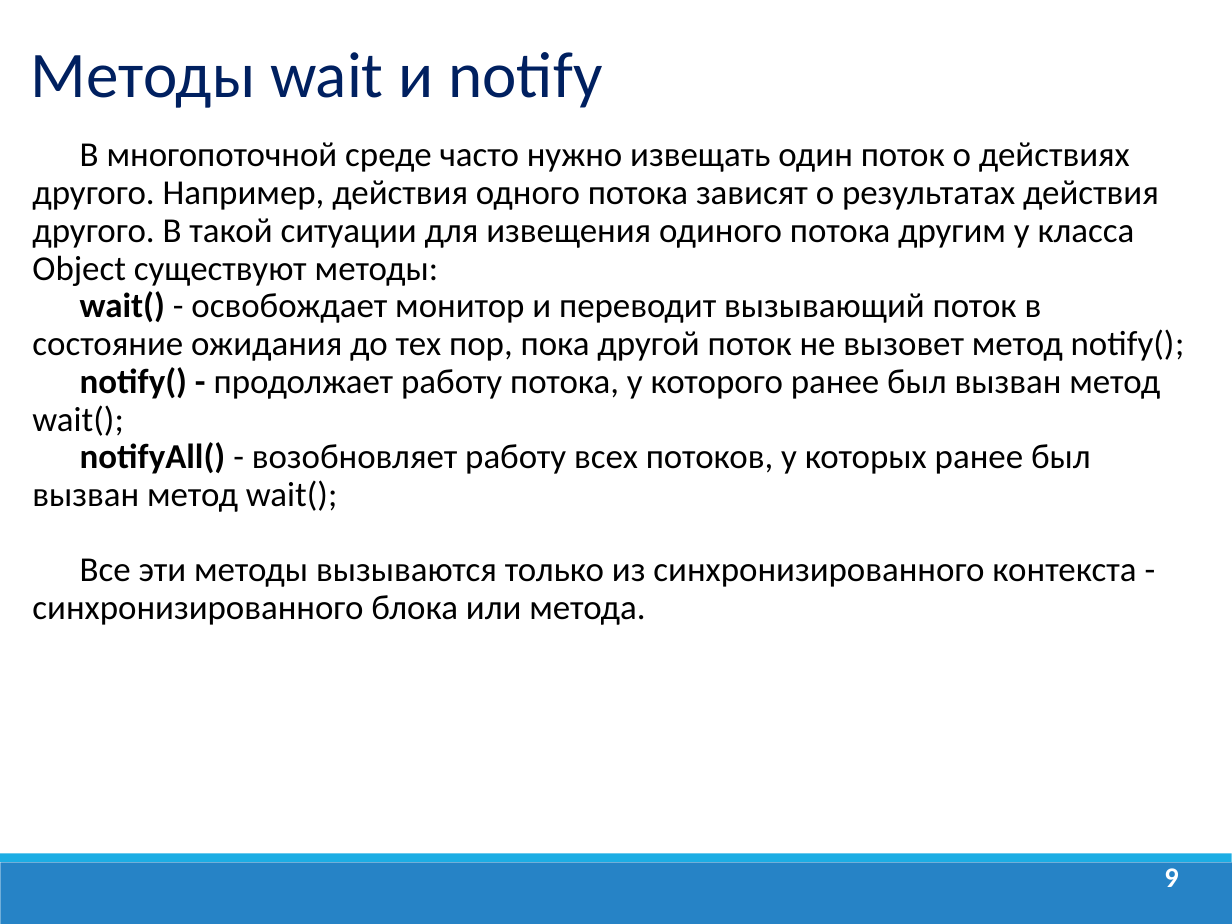
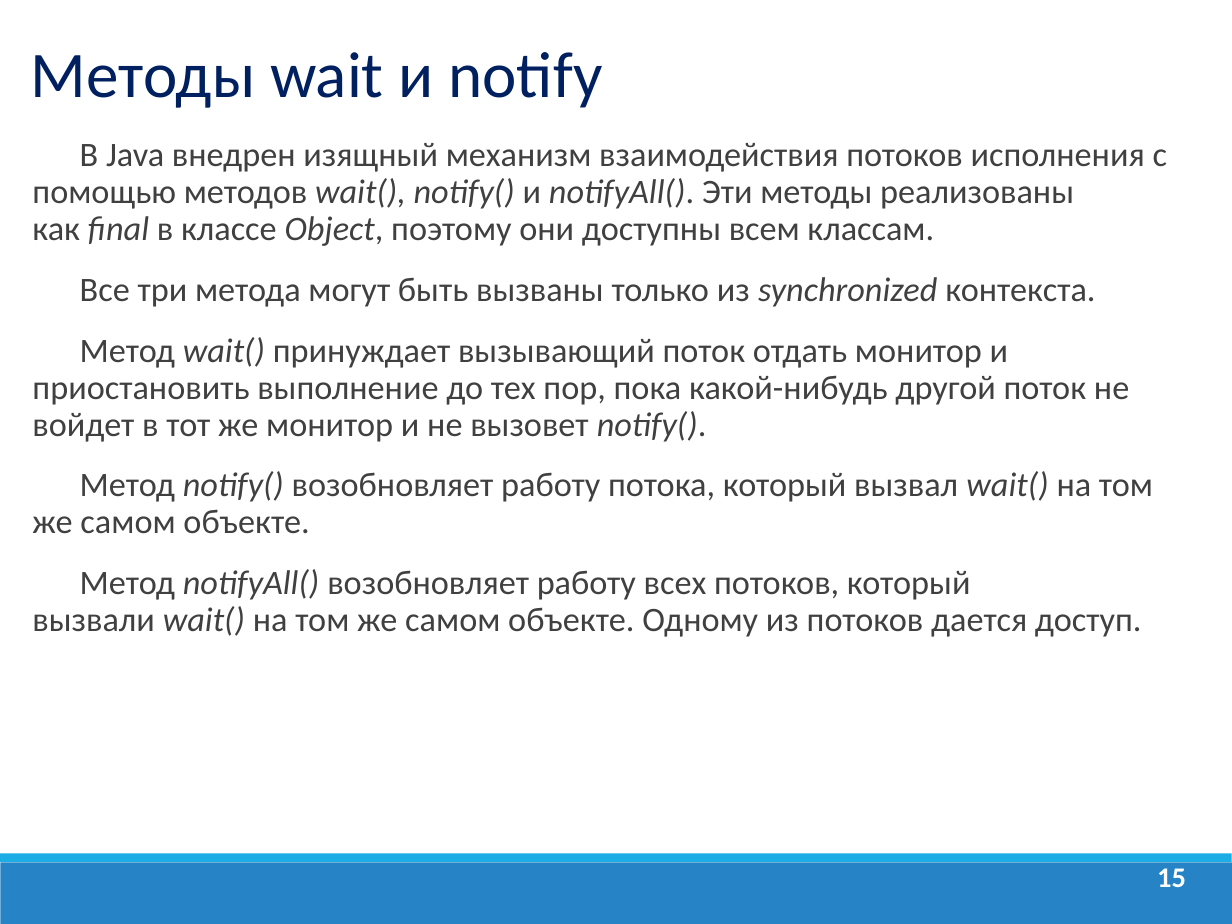
Before and after one commit to dmitry-academy/academy_old, a slide deck: slide 15 of academy/resources/presentations/Многопоточность/Java_Lection_19. Взаимодействие потоков. Producer-consumer.ppt (slide 9 before the commit). Drawn at 1232x924 pixels with LibreOffice and Linux fonts; fonts in the diff are those of the drawing; background and template pictures are left out. Boxes give left, top, right and bottom in pixels: in the first picture for what was removed or moved away, otherwise in the second. Text is boxed around its words. In the diff, an @@ line names an element or a change of style, - is before the commit and + after.

```diff
--- a/academy/resources/presentations/Многопоточность/Java_Lection_19. Взаимодействие потоков. Producer-consumer.ppt
+++ b/academy/resources/presentations/Многопоточность/Java_Lection_19. Взаимодействие потоков. Producer-consumer.ppt
@@ text at <box>32,143,1167,637</box>: text changed; size 20.4 to 20 pt; text colour #000000 to #404040 @@
-В многопоточной среде часто нужно извещать один поток о действиях другого. Например, действия одного потока зависят о результатах действия другого. В такой ситуации для извещения одиного потока другим у класса Object существуют методы:
-wait() - освобождает монитор и переводит вызывающий поток в состояние ожидания до тех пор, пока другой поток не вызовет метод notify();
-notify() - продолжает работу потока, у которого ранее был вызван метод wait();
-notifyAll() - возобновляет работу всех потоков, у которых ранее был вызван метод wait();
-Все эти методы вызываются только из синхронизированного контекста - синхронизированного блока или метода.
+В Java внедрен изящный механизм взаимодействия потоков исполнения с помощью методов wait(), notify() и notifyAll(). Эти методы реализованы как final в классе Object, поэтому они доступны всем классам.
+Все три метода могут быть вызваны только из synchronized контекста.
+Метод wait() принуждает вызывающий поток отдать монитор и приостановить выполнение до тех пор, пока какой-нибудь другой поток не войдет в тот же монитор и не вызовет notify().
+Метод notify() возобновляет работу потока, который вызвал wait() на том же самом объекте.
+Метод notifyAll() возобновляет работу всех потоков, который вызвали wait() на том же самом объекте. Одному из потоков дается доступ.
@@ page number at <box>1157,868,1186,887</box>: text changed @@
-9
+15
```
Also in this commit, not shown: 2 other slides changed, 7 slides added, 4 slides removed, 9 other files.
